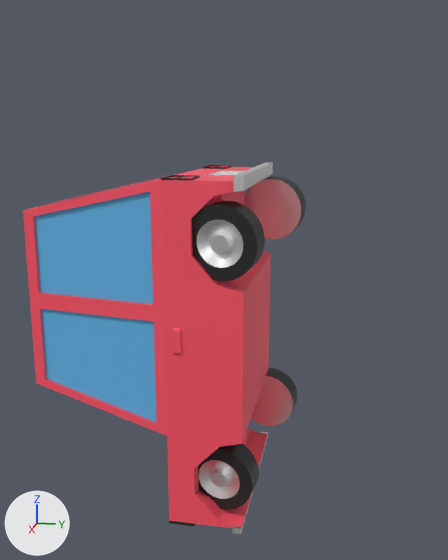
One commit to the Blender file Assets/Models/car.blend: the scene before it, then after it.
Camera for both pictures: a camera (50 mm lens) standing at (4.99, 0.49, 1.33) and looking at (-0.04, -0.52, 0.07). Lighting does not change. The marker at lower left points along +X, +Y and +Z.

The scene before the commit, as lines of its bpy script (objects in view):
```python
ob_car = bpy.data.objects.new('Car', me_cube_002)
ob_car.location = (0.0, 0.0, 0.0)
ob_car.rotation_euler = (1.571, 0.0, 0.0)  # degrees (90, 0, 0)
ob_car.scale = (0.98, 0.98, 0.98)
ob_wheel1 = bpy.data.objects.new('Wheel1', me_cube_001)
ob_wheel1.location = (0.0, 0.0, 0.0)
ob_wheel1.rotation_euler = (1.546, 0.0539, -0.139)  # degrees (89, 3.1, -8)
ob_wheel1.scale = (0.98, 0.98, 0.98)
ob_wheel2 = bpy.data.objects.new('Wheel2', me_cube_004)
ob_wheel2.location = (0.0, 0.0, 0.0)
ob_wheel2.rotation_euler = (1.546, 0.0539, -0.139)  # degrees (89, 3.1, -8)
ob_wheel2.scale = (0.98, 0.98, 0.98)
ob_wheel3 = bpy.data.objects.new('Wheel3', me_cube_003)
ob_wheel3.location = (0.0, 0.0, 0.0)
ob_wheel3.rotation_euler = (1.546, 0.0539, -0.139)  # degrees (89, 3.1, -8)
ob_wheel3.scale = (0.98, 0.98, 0.98)
ob_wheel4 = bpy.data.objects.new('Wheel4', me_cube_005)
ob_wheel4.location = (0.0, 0.0, 0.0)
ob_wheel4.rotation_euler = (1.546, 0.0539, -0.139)  # degrees (89, 3.1, -8)
ob_wheel4.scale = (0.98, 0.98, 0.98)
```
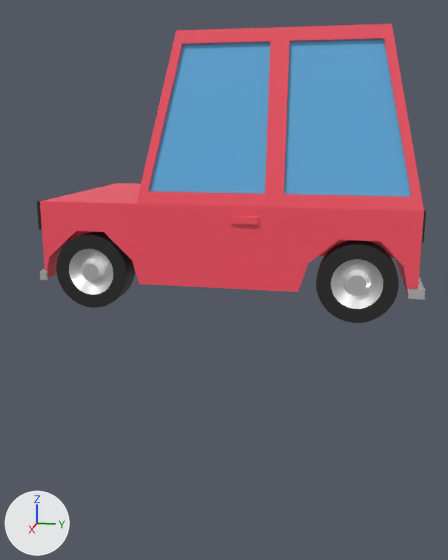
What the commit changed:
Object 'Car' (ob_car) turns from (90, 0, 0) to (0, 0, 0) degrees about x, y and z.
Object 'Wheel1' (ob_wheel1) turns from (89, 3.1, -8) to (0, 0, 0) degrees about x, y and z.
Object 'Wheel3' (ob_wheel3) turns from (89, 3.1, -8) to (0, 0, 0) degrees about x, y and z.
Object 'Wheel2' (ob_wheel2) turns from (89, 3.1, -8) to (0, 0, 0) degrees about x, y and z.

What differs and where, as boxes (x1, y1, x2, y2) in the pictures (448 x 560 px):
'Car', turned: before (23, 163, 273, 534); after (37, 24, 426, 300)
'Wheel3', turned: before (192, 201, 265, 281); after (316, 240, 399, 323)
'Wheel1', turned: before (198, 444, 259, 510); after (56, 232, 135, 308)
'Wheel2', turned (not visible afterwards): before (251, 368, 297, 426)
'Wheel4', unchanged, covered by the edit: before (244, 176, 306, 239)
